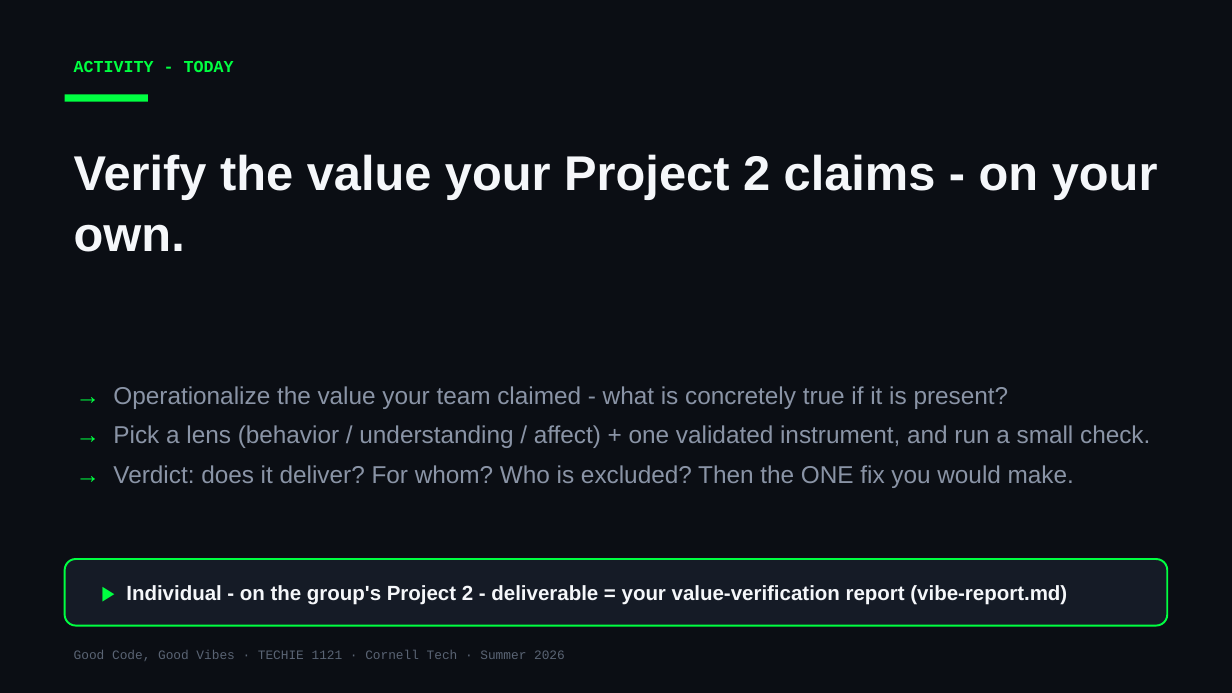
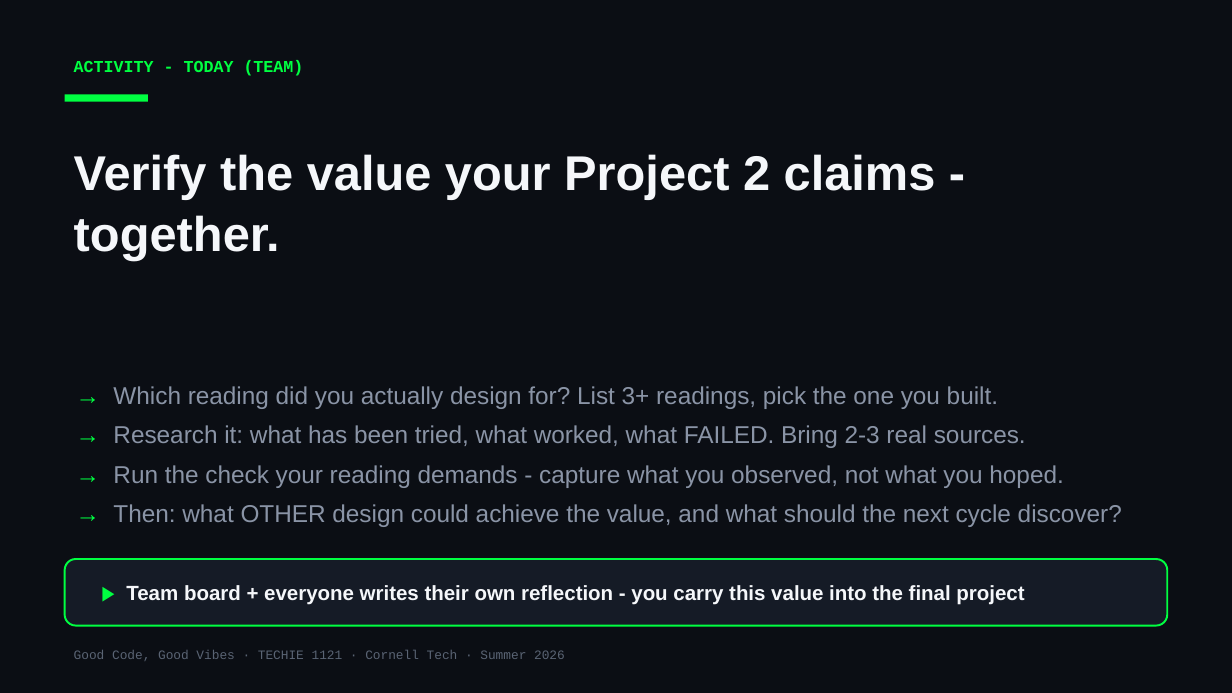
Before and after one commit to Cornell-Tech-Vibe-Coding-Summer-2026/website, a slide deck: slide 15 of slides/Week3-Tue-User-Testing-II.pptx (slide 13 before the commit). Drawn at 1232x693 pixels with LibreOffice and Linux fonts; fonts in the diff are those of the drawing. Boxes give left, top, right and bottom in pixels: in the first picture for what was removed or moved away, otherwise in the second. Text is boxed around its words. In the diff, an @@ line names an element or a change of style, - is before the commit and + after.

```diff
--- a/slides/Week3-Tue-User-Testing-II.pptx
+++ b/slides/Week3-Tue-User-Testing-II.pptx
@@ text at <box>74,60,304,76</box>: text changed @@
-ACTIVITY - TODAY
+ACTIVITY - TODAY (TEAM)
@@ text at <box>74,154,936,260</box>: text changed @@
-Verify the value your Project 2 claims - on your own.
+Verify the value your Project 2 claims - together.
@@ text at <box>113,386,1122,527</box>: text changed @@
-→ Operationalize the value your team claimed - what is concretely true if it is present?
-→ Pick a lens (behavior / understanding / affect) + one validated instrument, and run a small check.
-→ Verdict: does it deliver? For whom? Who is excluded? Then the ONE fix you would make.
+→ Which reading did you actually design for? List 3+ readings, pick the one you built.
+→ Research it: what has been tried, what worked, what FAILED. Bring 2-3 real sources.
+→ Run the check your reading demands - capture what you observed, not what you hoped.
+→ Then: what OTHER design could achieve the value, and what should the next cycle discover?
@@ text at <box>126,585,1024,605</box>: text changed @@
-▶ Individual - on the group's Project 2 - deliverable = your value-verification report (vibe-report.md)
+▶ Team board + everyone writes their own reflection - you carry this value into the final project
```
Also in this commit, not shown: 11 other slides changed, 3 slides added, 1 slide removed, 2 other files.
